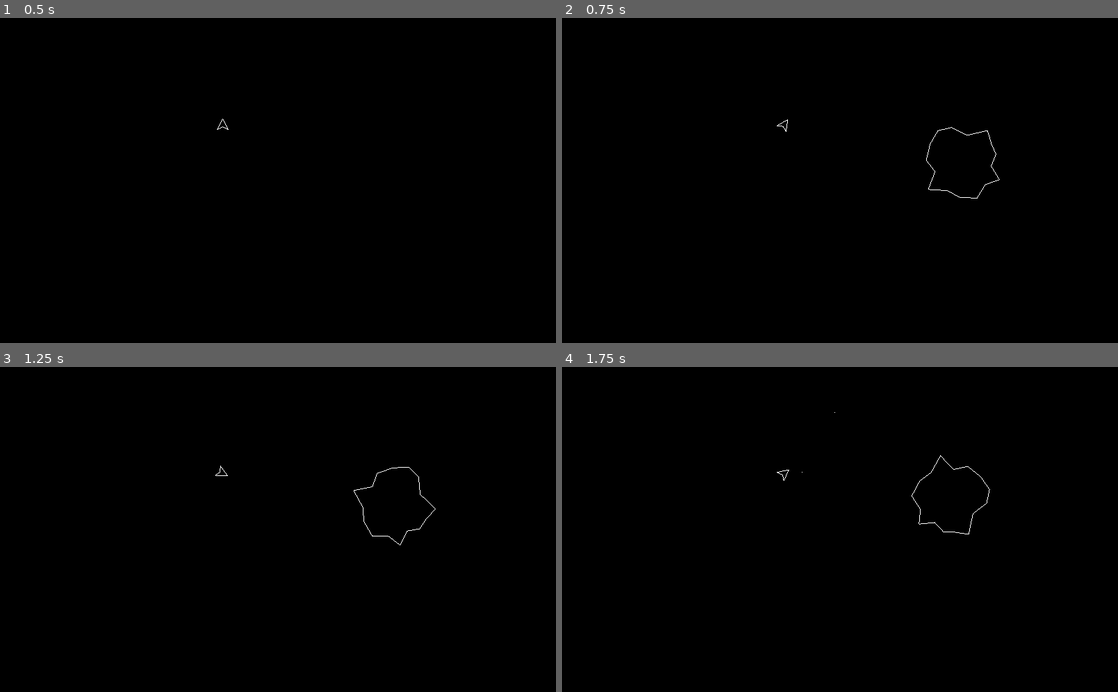
Above: before the commit, frames 1-4 (two rows, left to right).
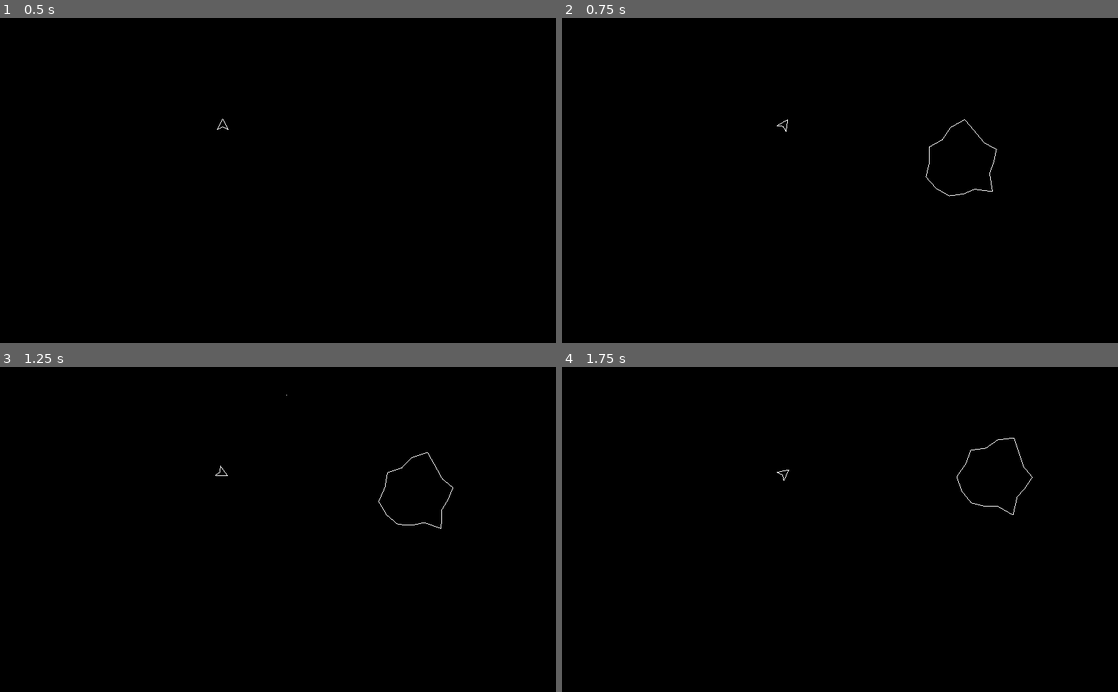
Above: after the commit, the same moments.

Repository: angryottr/Asterids
Game: Godot game, scene res://Main.tscn
Two runs of this game, one before a commit and one after it. Both use one fixed random seed, a clock stepped at 60 frames per second and the inputs below.
Inputs (mouse positions are in pixels of both pictures, inside the frame that each line leads up to):
- Up to frame 1 (0.5 s): no input
- Up to frame 2 (0.75 s): tap Enter at 0.5 s; move the mouse to (962, 164) at 0.52 s; hold Right (ui_right) from 0.53 s (still down); click (962, 164) at 0.67 s
- Up to frame 3 (1.25 s): keep holding Right (ui_right); tap Space at 0.77 s
- Up to frame 4 (1.75 s): move the mouse to (728, 545) at 1.27 s; release Right (ui_right) at 1.28 s; hold Left (ui_left) from 1.28 s (still down); tap Space at 1.52 s

Frame 1 is identical in both runs. In frame 2, 0.2% of the frame differs, in the area x 65-79%, y 31-56%; in frame 3, 0.2%, in the area x 51-82%, y 8-55%; in frame 4, 0.2%.

Commit message:
"fix" performance

Diff:
--- a/Asteroid/Asteroid.gd
+++ b/Asteroid/Asteroid.gd
@@ -12,14 +12,13 @@
 export var shape_resolution = 16
 export var radius_jitter_lowerbound = 0.75
 export var radius_jitter_upperbound = 1.25
-export var angle_jitter_lowerbound = -0.1
-export var angle_jitter_upperbound = 0.1
 
 var shape = PoolVector2Array()
 
 func _init():
 	var size = random_size()
 	set_size(size)
+
 
 func _ready():
 	rng.randomize()
@@ -46,9 +45,8 @@
 	var current_angle = 0
 	for _i in range(shape_resolution):
 		var radius_jitter = rng.randf_range(radius_jitter_lowerbound, radius_jitter_upperbound)
-		var angle_jitter = rng.randf_range(angle_jitter_lowerbound, angle_jitter_upperbound)
 		shape.push_back(Vector2(cos(current_angle), sin(current_angle)) * size * radius_jitter)
-		current_angle += (PI / (shape_resolution / 2)) + angle_jitter
+		current_angle += (PI / (shape_resolution / 2))
 	shape.push_back(shape[0])
 
 
--- a/Bullet/Bullet.gd
+++ b/Bullet/Bullet.gd
@@ -3,10 +3,11 @@
 const COLOR = Color(1.0, 1.0, 1.0)
 
 var screen_size
-var velocity = Vector2(0, -150)
+var velocity = Vector2(0, -400)
 
 func _ready():
 	screen_size = get_viewport_rect().size
+
 
 func _draw():
 	draw_line(Vector2(0, 0), Vector2(0, 1), COLOR)
--- a/Main.gd
+++ b/Main.gd
@@ -7,6 +7,7 @@
 
 func _ready():
 	rng.randomize()
+
 
 func _input(event):
 	if event is InputEventMouseButton and event.pressed:
@@ -39,6 +40,6 @@
 				rng.randi_range(-asteroid.size * spread, asteroid.size * spread),
 				rng.randi_range(-asteroid.size * spread, asteroid.size * spread)
 			)
-			add_child(new_asteroid)
+			call_deferred("add_child", new_asteroid)
 
 	asteroid.queue_free()
